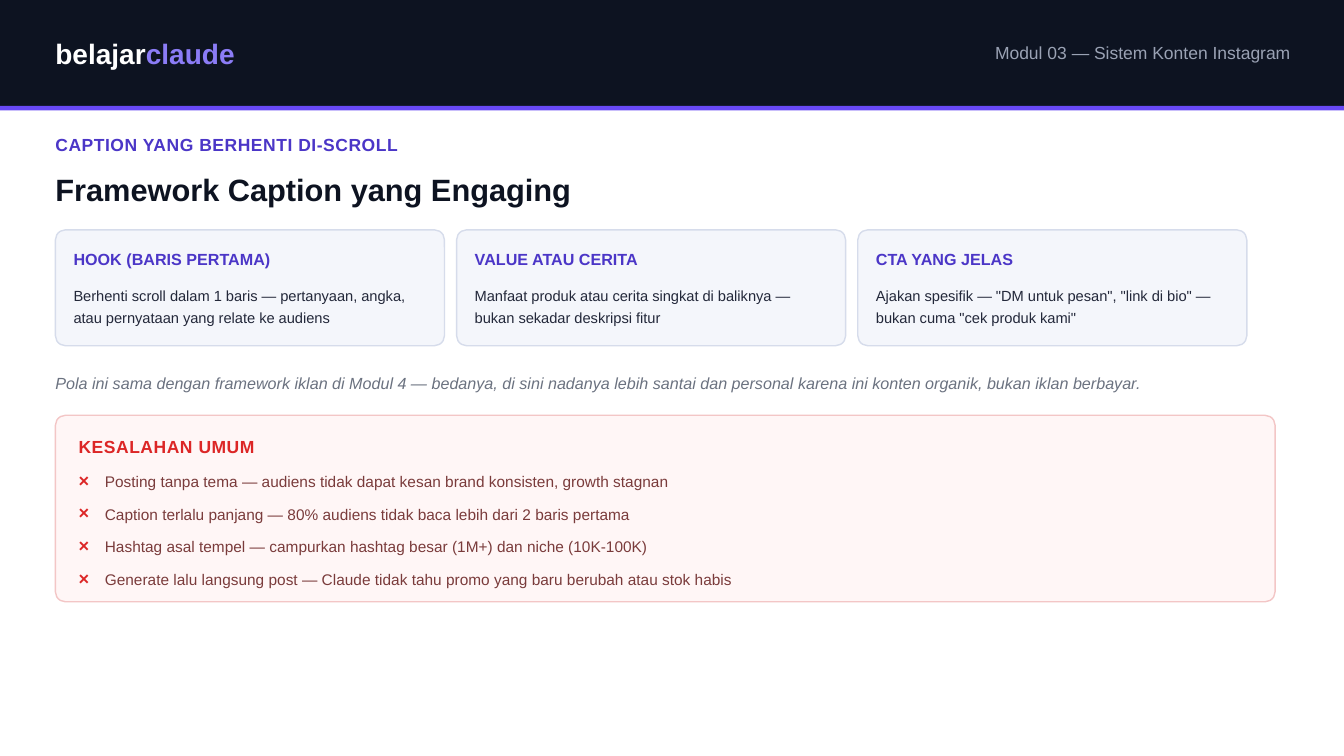
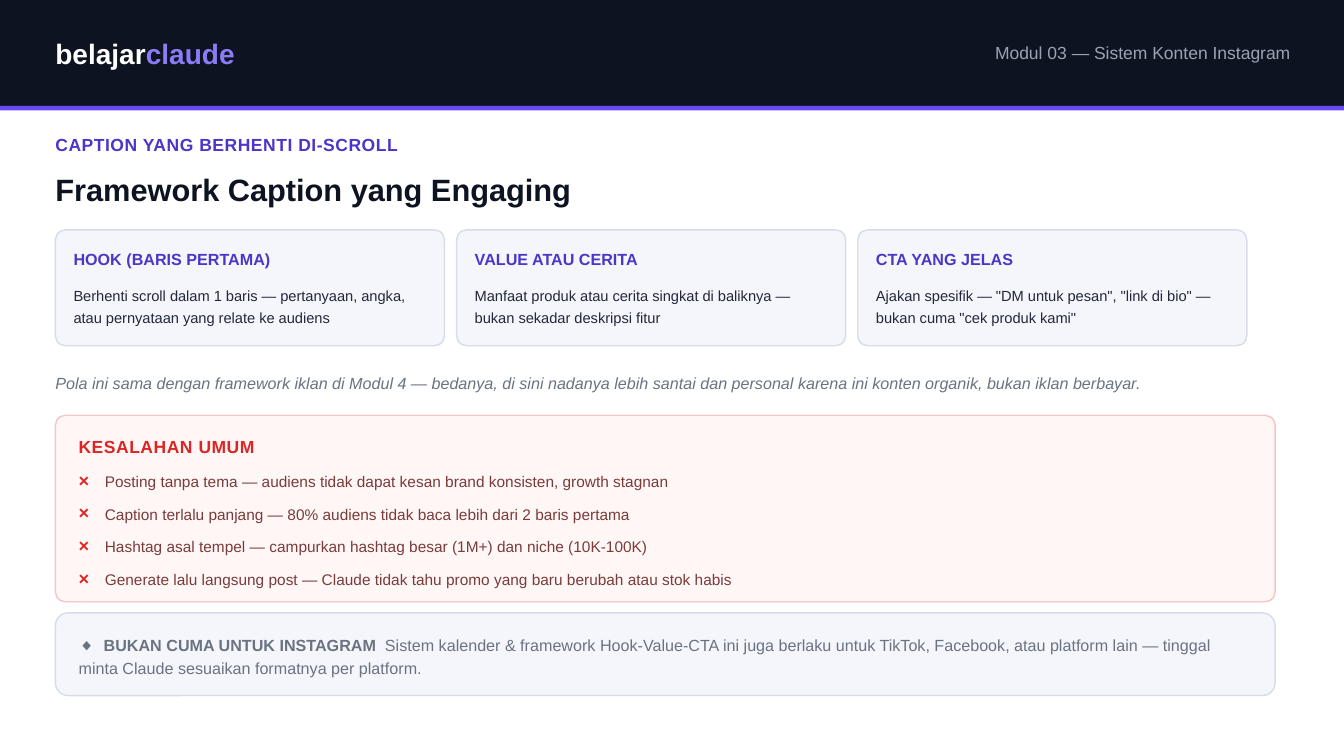
Before and after one commit to juliautomo/belajar-claude, a slide deck: slide 3 of Content-Marketing/M03-Konten-Instagram/K3-M03-Sistem-Konten-Instagram.pptx. Drawn at 1344x756 pixels with LibreOffice and Linux fonts; fonts in the diff are those of the drawing. Boxes give left, top, right and bottom in pixels: in the first picture for what was removed or moved away, otherwise in the second. Text is boxed around its words. In the diff, an @@ line names an element or a change of style, - is before the commit and + after.

```diff
--- a/Content-Marketing/M03-Konten-Instagram/K3-M03-Sistem-Konten-Instagram.pptx
+++ b/Content-Marketing/M03-Konten-Instagram/K3-M03-Sistem-Konten-Instagram.pptx
@@ rounded rectangle added at (55, 613, 1275, 696), fill #F4F6FB, outline #D6DCEB 1 pt @@
@@ text added at (79, 639, 1211, 678), 11.5 pt, text #6B7280 @@
+◆ BUKAN CUMA UNTUK INSTAGRAM Sistem kalender & framework Hook-Value-CTA ini juga berlaku untuk TikTok, Facebook, atau platform lain — tinggal minta Claude sesuaikan formatnya per platform.
```
Also in this commit, not shown: 3 other slides changed.
